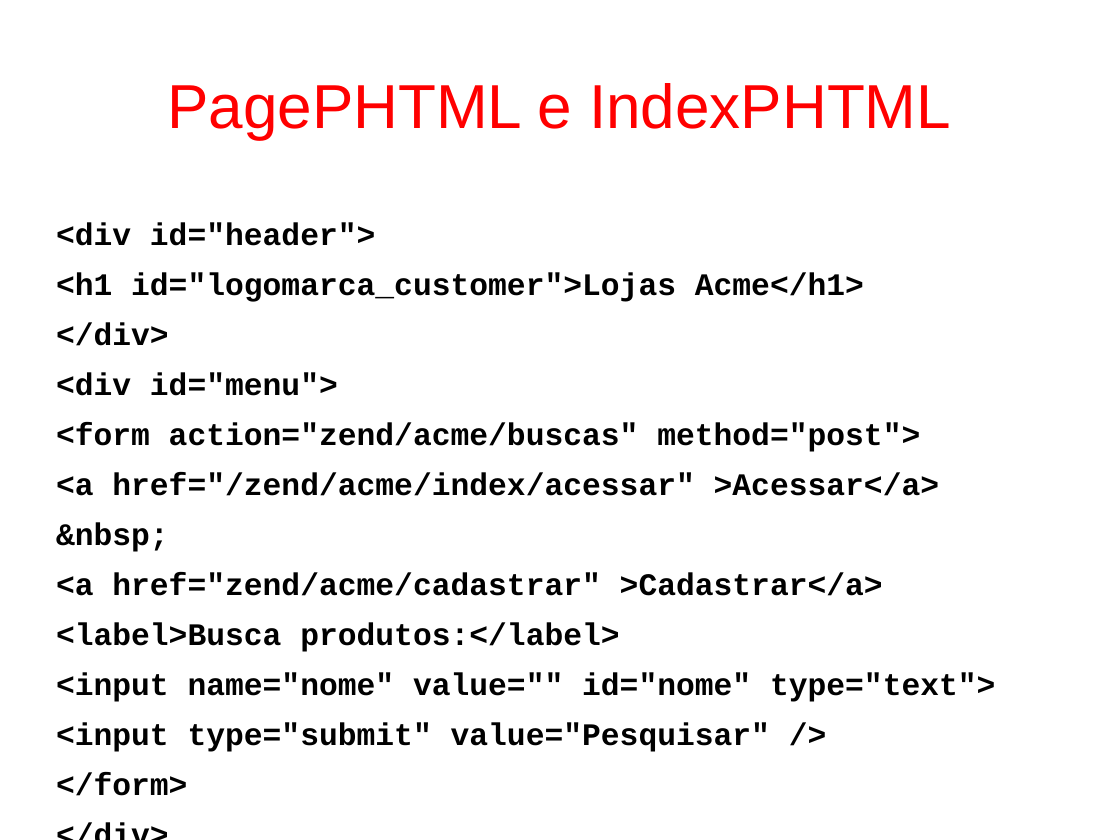
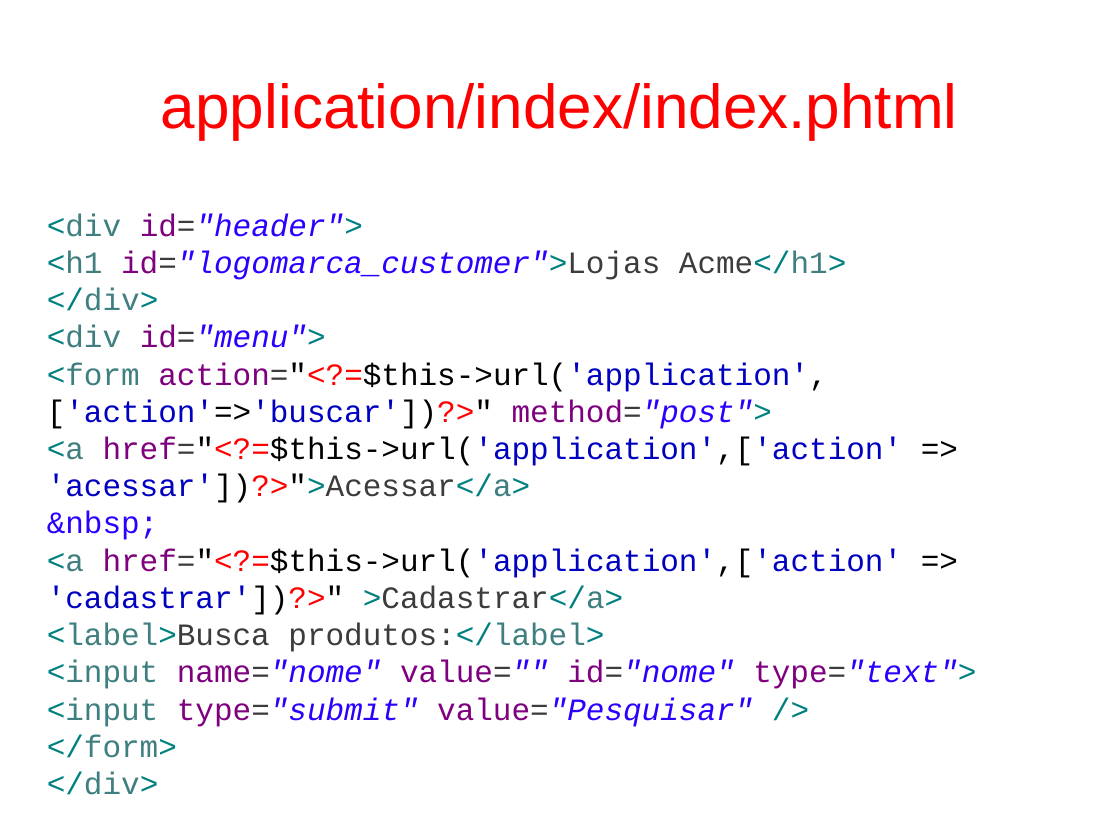
Before and after one commit to fgsl/lojasacme, a slide deck: slide 58 of docs/tutorial.odp (slide 45 before the commit). Drawn at 1120x840 pixels with LibreOffice and Linux fonts; fonts in the diff are those of the drawing. Boxes give left, top, right and bottom in pixels: in the first picture for what was removed or moved away, otherwise in the second. Text is boxed around its words. In the diff, an @@ line names an element or a change of style, - is before the commit and + after.

```diff
--- a/docs/tutorial.odp
+++ b/docs/tutorial.odp
@@ title at (x1=161, y1=83, x2=958, y2=139): text changed @@
-PagePHTML e IndexPHTML
+application/index/index.phtml
@@ text "<div id="header">" moved from (x1=56, y1=222, x2=995, y2=752) to (x1=47, y1=213, x2=976, y2=795) @@
@@ text at (x1=47, y1=213, x2=976, y2=795): size 22.2 to 22 pt, bold off in "<div id="header">", "<h1 id="logomarca_customer">Lojas Acme</h1>", "</div>", "<div id="menu">" and 6 more places; text colour #000000 to #008080 in "<div id="header">", "<h1 id="logomarca_customer">Lojas Acme</h1>", "</div>", "<div id="menu">" and 5 more places; text colour #000000 to #3F7F7F in "<div", "<h1 Acme</h1>", "</div>", "<div" and 5 more places; text colour #000000 to #7F007F, italic on in "id="header">", "id="logomarca_customer">Lojas", "id="menu">", "name="nome" value="" id="nome" type="text">" and 1 more places; text colour #000000 to #3C3C3C in "id="header">", "id="logomarca_customer">Lojas Acme</h1>", "id="menu">", "<label>Busca produtos:</label>" and 2 more places; text colour #000000 to #2A00FF in "id="header">", "id="logomarca_customer">Lojas", "id="menu">", "&nbsp;" and 2 more places; less space between paragraphs @@
@@ text at (x1=47, y1=362, x2=903, y2=503): text changed; size 22.2 to 22 pt; text colour #000000 to #0000C0; bold off @@
-<form action="zend/acme/buscas" method="post">
-<a href="/zend/acme/index/acessar" >Acessar</a>
+<form action="<?=$this->url('application',['action'=>'buscar'])?>" method="post">
+<a href="<?=$this->url('application',['action' => 'acessar'])?>">Acessar</a>
@@ text at (x1=47, y1=548, x2=903, y2=615): text changed; size 22.2 to 22 pt; text colour #000000 to #0000C0; bold off @@
-<a href="zend/acme/cadastrar" >Cadastrar</a>
+<a href="<?=$this->url('application',['action' => 'cadastrar'])?>" >Cadastrar</a>
```
Also in this commit, not shown: 62 other slides changed, 26 slides added, 11 slides removed, 17 other files.
